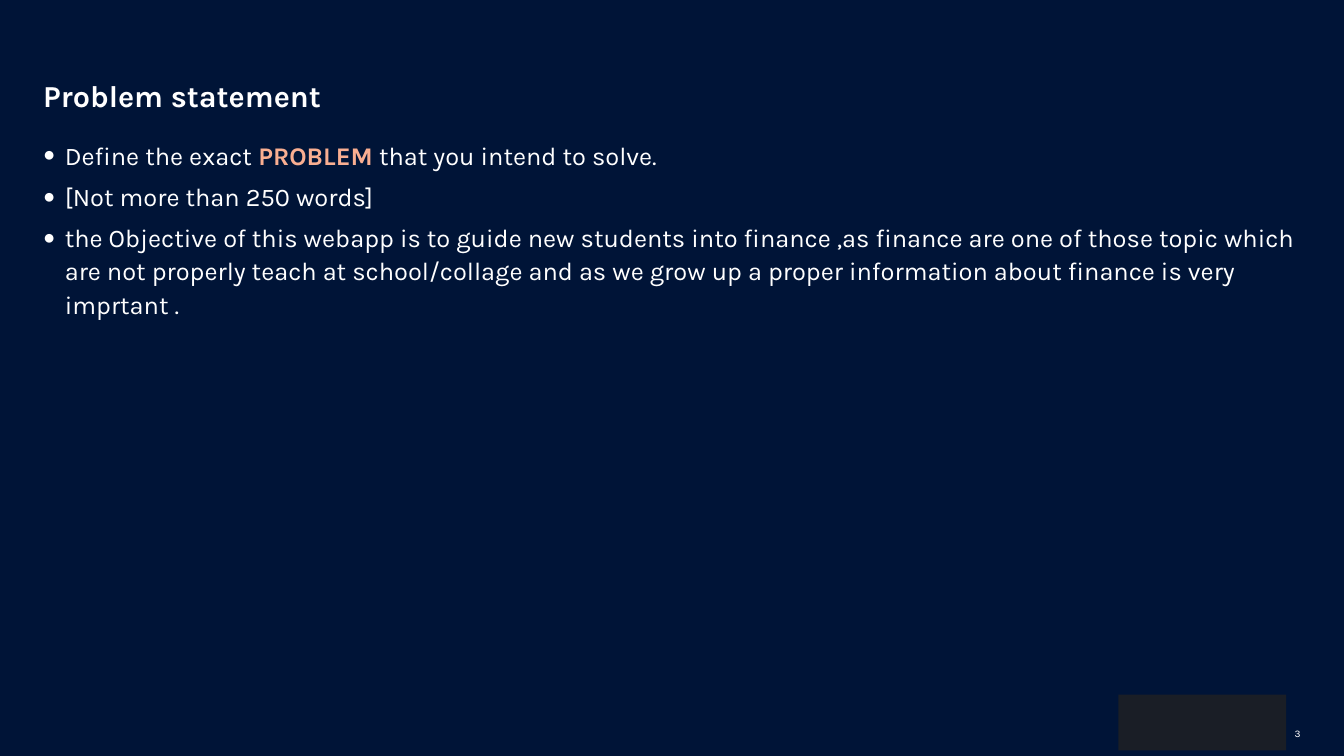
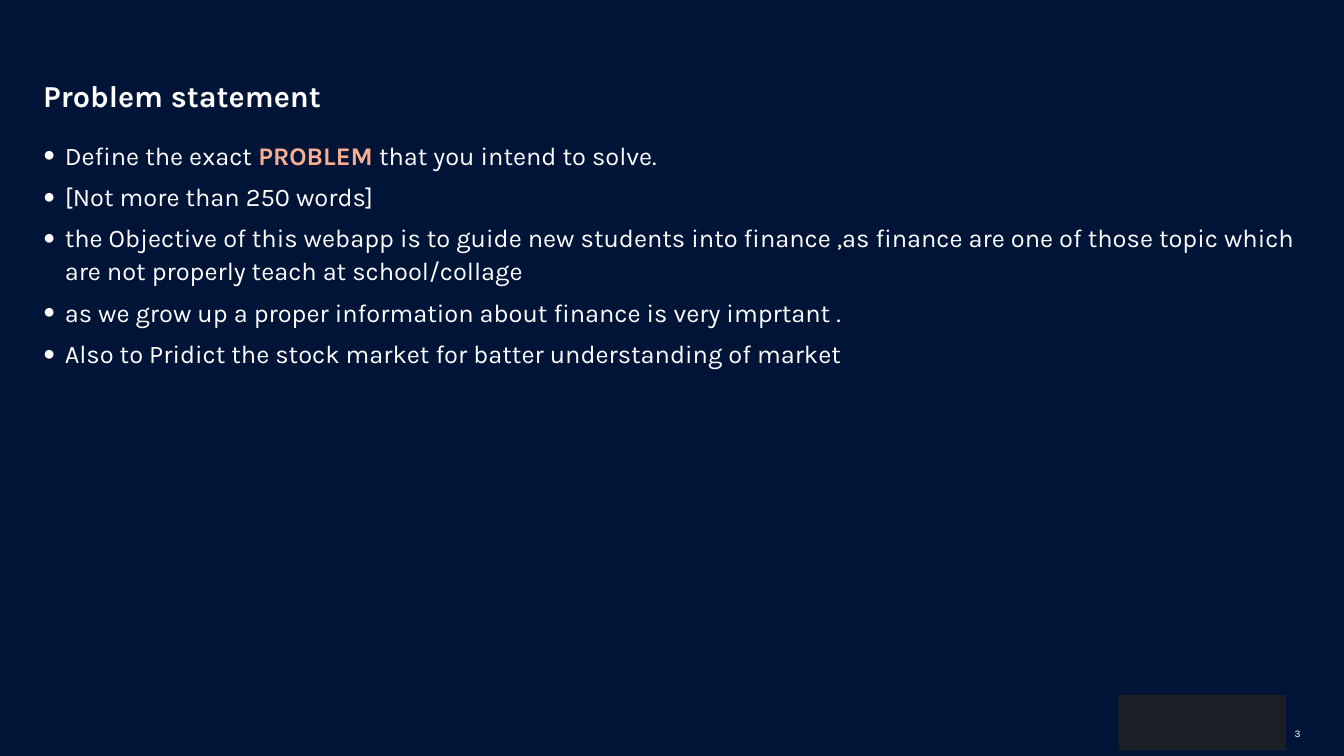
Before and after one commit to Aditya-aot/Hackathon-ION, a slide deck: slide 3 of HackerEarth_Idea_Submission_Template24414bb.pptx. Drawn at 1344x756 pixels with LibreOffice and Linux fonts; fonts in the diff are those of the drawing; background and template pictures are left out. Boxes give left, top, right and bottom in pixels: in the first picture for what was removed or moved away, otherwise in the second. Text is boxed around its words. In the diff, an @@ line names an element or a change of style, - is before the commit and + after.

Commit message:
Guide part-3

```diff
--- a/HackerEarth_Idea_Submission_Template24414bb.pptx
+++ b/HackerEarth_Idea_Submission_Template24414bb.pptx
@@ text at [65, 229, 1294, 369]: text changed @@
-    ● the Objective of this webapp is to guide new students into finance ,as finance are one of those topic which are not properly teach at school/collage and as we grow up a proper information about finance is very imprtant .
+    ● the Objective of this webapp is to guide new students into finance ,as finance are one of those topic which are not properly teach at school/collage
+    ● as we grow up a proper information about finance is very imprtant .
+    ● Also to Pridict the stock market for batter understanding of market
```
Also in this commit, not shown: 1 other slide changed.
